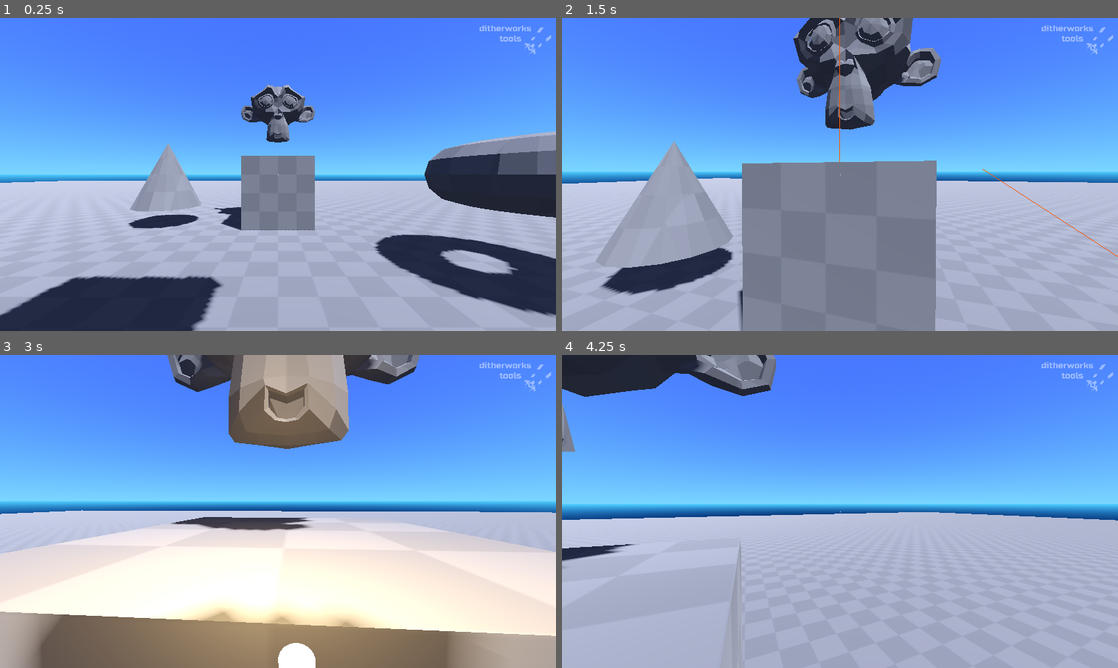
Above: before the commit, frames 1-4 (two rows, left to right).
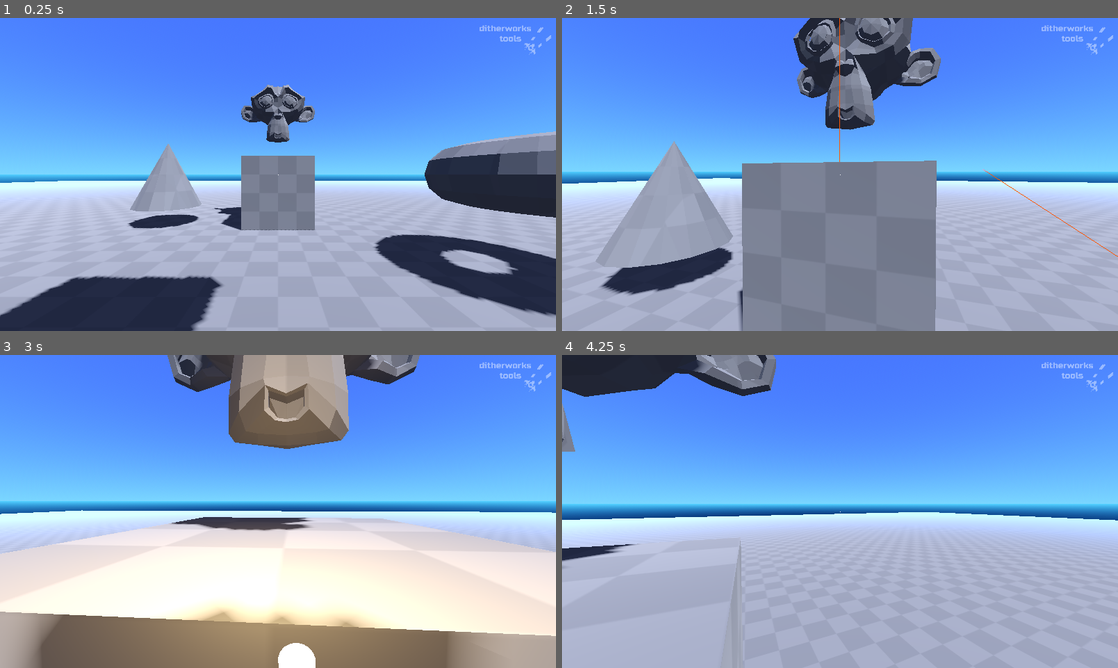
Above: after the commit, the same moments.

Repository: ditherworks/ditherworks_tools
Game: Godot game, scene res://demo/scenes/demo_world.tscn
Same seed, same stepped clock (60 frames per second), same inputs: the game is played once before the commit and once after it.
Inputs (mouse positions are in pixels of both pictures, inside the frame that each line leads up to):
- Up to frame 1 (0.25 s): no input
- Up to frame 2 (1.5 s): tap Enter at 0.5 s; move the mouse to (867, 174) at 0.52 s; hold W (move_forward) from 0.53 s (still down); click (867, 174) at 0.6 s; tap Space (jump) at 0.77 s; move the mouse to (812, 174) at 1.27 s; click (812, 174) at 1.35 s
- Up to frame 3 (3 s): keep holding W (move_forward); tap Space (jump) at 1.52, 2.75 s; move the mouse to (289, 505) at 2.02 s; click (289, 505) at 2.1 s; move the mouse to (272, 517) at 2.77 s; click (272, 517) at 2.85 s
- Up to frame 4 (4.25 s): keep holding W (move_forward); tap Space (jump) at 3.02, 3.77 s; move the mouse to (878, 514) at 3.52 s; click (878, 514) at 3.6 s

The runs differ from the first frame. In frame 1, 2.2% of the frame differs, in the area x 0-79%, y 52-59%; in frame 2, 3.0%; in frame 3, 4.9%; in frame 4, 6.0%, in the area x 0-100%, y 50-61%.

Commit message:
console
- cleaned up _execute_command
- fixed issue with no args passing the handle as arg
- added fullscreen default command
- fixed history cycling error

Diff:
--- a/console/console.gd
+++ b/console/console.gd
@@ -36,6 +36,7 @@
 	global_position = Vector2(0.0, get_viewport_rect().size.y)
 
 	register_command("quit", _quit)
+	register_command("fullscreen", _fullscreen)
 
 	# disable in non-editor builds
 	if not OS.has_feature("editor"):
@@ -92,25 +93,34 @@
 
 
 func _parse_input(input: String) -> void:
-	var handle := input.substr(0, input.find(" "))
+	var handle := _extract_handle(input)
 	for com : Command in _commands:
 		if com.handle == handle:
-			var args := input.substr(input.find(" ") + 1).split(" ")
-			com.callable.call(args)
-			_append_history(input)
+			com.callable.call(_extract_args(input))
+			_append_history(handle)
 			_output(handle)
 			return
 
 	_output("unrecognised command: " + handle)
 
 
+func _extract_handle(line: String) -> String:
+	return line.substr(0, line.find(" "))
+
+
+func _extract_args(line: String) -> PackedStringArray:
+	var start := line.find(" ")
+	if start == -1:
+		return PackedStringArray([""])
+	else:
+		return line.substr(start + 1).split(" ")
+
+
 func _append_history(line: String) -> void:
-	# remove oldest entry if this is a duplicate
 	var index := _history.find(line)
 	if index > -1:
 		_history.remove_at(index)
 
-	# add this line to the history
 	_history.push_back(line)
 
 
@@ -118,7 +128,12 @@
 	if _history.is_empty():
 		return
 
-	_history_index = wrapi(_history_index + step, 0, _history.size())
+	_history_index = _history_index + step
+	if _history_index < 0:
+		_history_index = _history.size() - 1
+	if _history_index >= _history.size():
+		_history_index = 0
+
 	_input_line.text = _history[_history_index]
 	_input_line.caret_column = _input_line.text.length()
 
@@ -129,3 +144,16 @@
 
 func _quit(args: PackedStringArray) -> void:
 	get_tree().quit()
+
+
+func _fullscreen(args: PackedStringArray) -> void:
+	if args[0] == "":
+		if DisplayServer.window_get_mode() == DisplayServer.WINDOW_MODE_WINDOWED:
+			DisplayServer.window_set_mode(DisplayServer.WINDOW_MODE_FULLSCREEN)
+		else:
+			DisplayServer.window_set_mode(DisplayServer.WINDOW_MODE_WINDOWED)
+	else:
+		if args[0] == "0":
+			DisplayServer.window_set_mode(DisplayServer.WINDOW_MODE_WINDOWED)
+		else:
+			DisplayServer.window_set_mode(DisplayServer.WINDOW_MODE_FULLSCREEN)
--- a/console/console.tscn
+++ b/console/console.tscn
@@ -63,7 +63,6 @@
 grow_horizontal = 2
 theme_override_colors/font_color = Color(0.552955, 0.552956, 0.552955, 1)
 theme_override_styles/normal = SubResource("StyleBoxFlat_jyr8i")
-text = "output shown here"
 vertical_alignment = 1
 
 [node name="PanelContainer" type="PanelContainer" parent="."]
@@ -90,8 +89,9 @@
 theme_override_styles/focus = SubResource("StyleBoxEmpty_7lnj5")
 theme_override_styles/read_only = SubResource("StyleBoxEmpty_18es0")
 theme_override_styles/normal = SubResource("StyleBoxEmpty_uua6j")
-placeholder_text = "enter command"
+virtual_keyboard_enabled = false
 middle_mouse_paste_enabled = false
+drag_and_drop_selection_enabled = false
 caret_blink = true
 caret_blink_interval = 0.3
 script = SubResource("GDScript_6lsih")
--- a/demo/materials/default_environment.tres
+++ b/demo/materials/default_environment.tres
@@ -15,5 +15,9 @@
 ambient_light_source = 2
 ambient_light_color = Color(0.317647, 0.345098, 0.439216, 1)
 tonemap_mode = 2
+fog_enabled = true
+fog_mode = 1
 fog_light_color = Color(0.396078, 0.611765, 1, 1)
 fog_sun_scatter = 0.25
+fog_density = 1.0
+fog_sky_affect = 0.5
